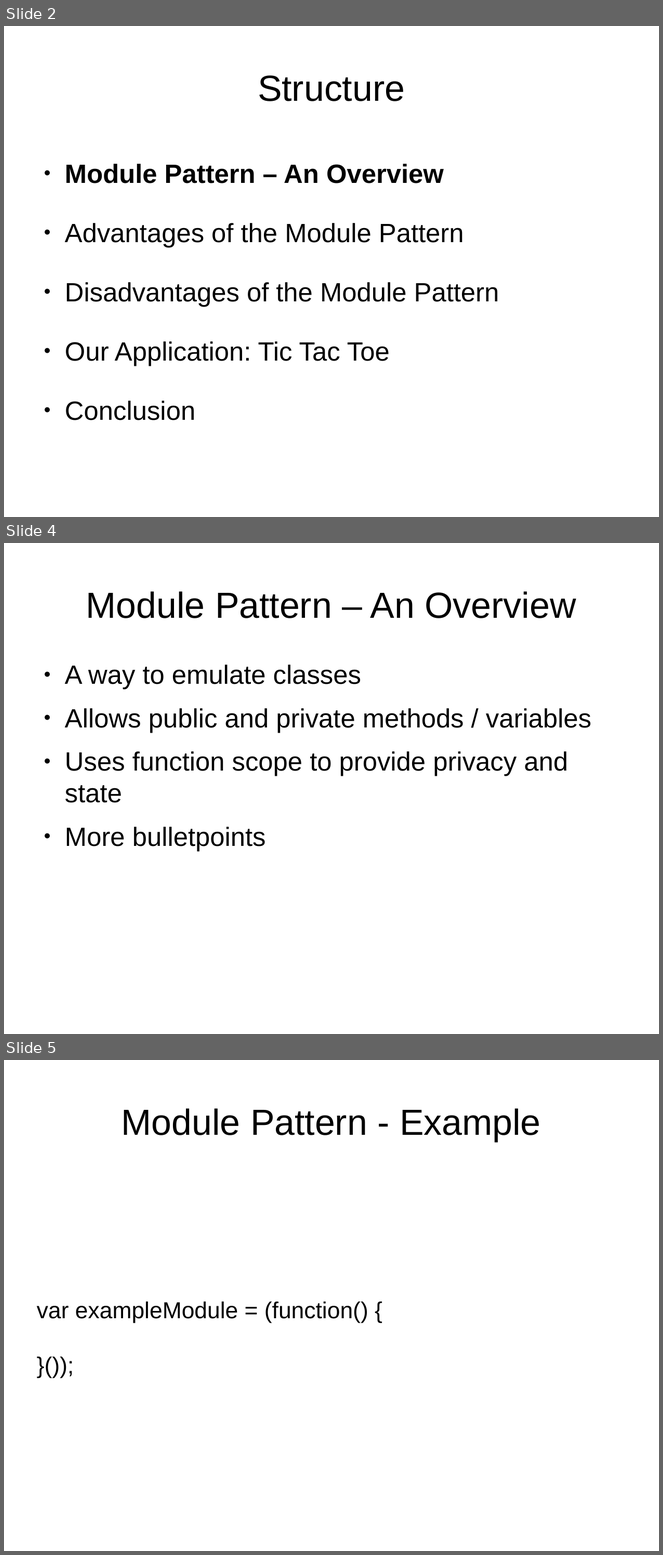
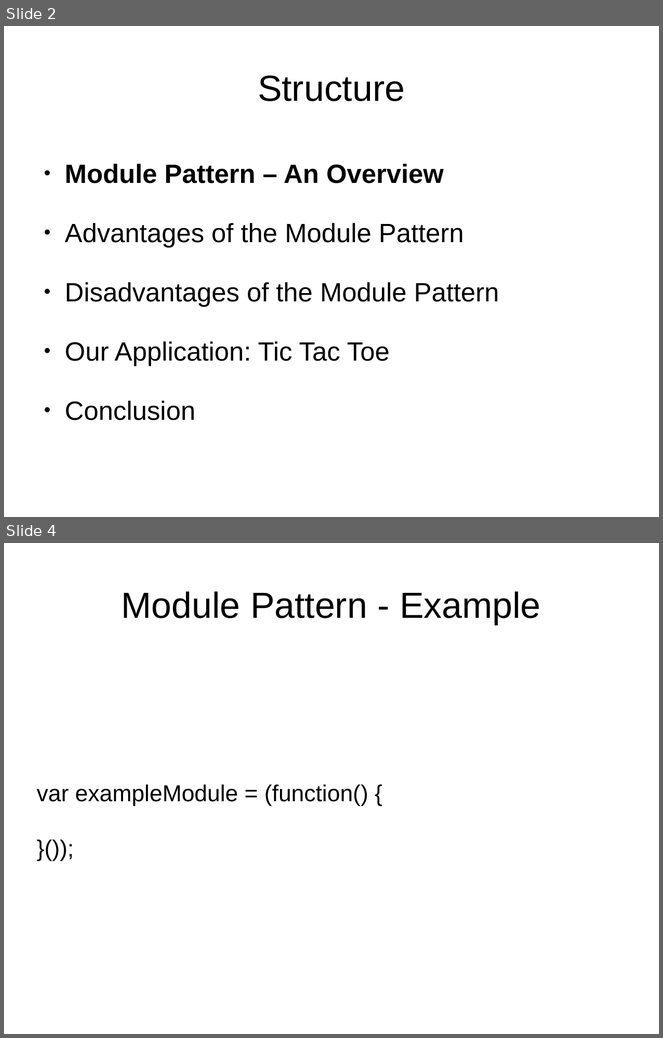
Before and after one commit to sattler/javascript-seminar-2015, a slide deck: presentation/Presentation.odp. Shown one above the other, each under a label of ours: slides 2, 4 and 5 before the commit, slides 2 and 4 after it; the slides between them are not shown. The pictures are 663x1555 and 663x1038 pixels, drawn with LibreOffice and Linux fonts; fonts in the diff are those of the drawing. Boxes give left, top, right and bottom in pixels: in the first picture for what was removed or moved away, otherwise in the second. Text is boxed around its words. In the diff, an @@ line names an element or a change of style, - is before the commit and + after.

```diff
--- a/presentation/Presentation.odp
+++ b/presentation/Presentation.odp
@@ slide 4 removed at (x1=4, y1=543, x2=659, y2=1034), background #FFFFFF @@
@@ title removed at (x1=86, y1=591, x2=577, y2=618) @@
-Module Pattern – An Overview
@@ text removed at (x1=65, y1=665, x2=592, y2=851) @@
-● A way to emulate classes
-● Allows public and private methods / variables
-● Uses function scope to provide privacy and state
-● More bulletpoints
@@ what was slide 5 is now slide 4 @@
```
Also in this commit, not shown: 3 slides changed, 5 slides added, 1 other slide removed, 1 other file.
